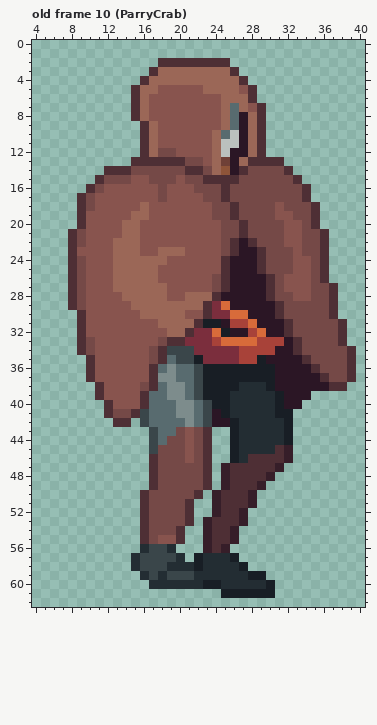
Pixel-art file: Biogenesis_SNZA/Assets/Sprites/Liora/Liora_Cangrejo.aseprite. Above is the file before it was changed.
64x64 pixels, 10 frames. Shown: old frame 10 (ParryCrab): x 4..40, y 0..62. The commit also changed other frames, which this record leaves out.
New version:
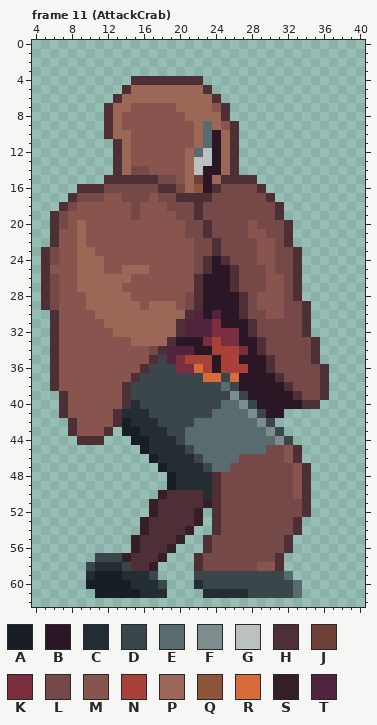
Palette (. is transparent): A #181e25  B #2b1625  C #232d33  D #3a464a  E #586b6f  F #7d8c8c  G #bbc1be  H #4e2f35  J #6f4037  K #7b2e3d  L #754947  M #88544e  N #a84239  P #9b6757  Q #8e5439  R #d86b3a  S #361e29  T #52233c
A new or re-ordered frame is compared with the old frame closest to it.
Author's note on the commit: LioraCrab + Privado Roberto
Difference:
frames 10 -> 20
Changed rows in their new state; - is an unchanged pixel.
Frame 11 (AttackCrab) is new; against old frame 10 (ParryCrab):
first column x 5:
 2 -------------........--------------
 3 ------------..........-------------
 4 ----------H-HHHHHH.....------------
 5 ---------HP--PPPPPH.....-----------
 6 --------HPP-PPPPPPPH....-----------
 7 -------HPPMM---PPPP-H....----------
 8 -------HPMMM----PPPPH....----------
 9 -------HPMMMM----PEPMH...----------
10 -------HPPMMM----PEBPH...----------
11 --------HPMMM----PEBPH...----------
12 --------HPMMMMM-PEGBPH...----------
13 --------HPMMMMMMPGGBPH.....--------
14 -------.-P--MMMMPGBBPH......-------
15 ------.HHHHHH---PJBP--HH.....------
16 ----H-HLLLLLLHHLPQBHL---H.....-----
17 ---HL-L--LLL--LHHHH-L----H....-----
18 --HLMM----LM--LLLHL--L----H....----
19 -HLMM-----LM---LLHL--L----H....----
20 -HLMP----MM-----LLHL--LM---H...----
21 -HMMP----MM-----LLHL--LMM--H....---
22 -HMMP---MMM------LLH-LLLMM-H....---
23 HLMMPP--MMM--MMM-LLH-LLLMM--H...---
24 HLMMPPP-MMMMMM---LHB-LLLMM--H...---
25 HMMMPPP-M---M----LHBBHLLLM--H...---
26 HLMMPPPP--MMM----HBBBHLLLMMLH...---
27 HLMMPPPP-MMMMM---HBBBHLLLMMLH....--
28 HLMMMPPPP-MMMM--LHBB--HLMMM-H....--
29 HLMMMPPPPP-M---MLHBBB-HLMMM--H...--
30 -HMMM-PPPPP-----HTBTBBHLLMM--H...--
31 -HMMM--PPPPPP--HTTTK-BBHLLLL-H....-
32 -HMMM---PPPPPP-HTTTKKK-HLLLL-H....-
33 -HMMMM----PPPP-BBB--KKBBHLLLL-H...-
34 -HMMMM--------TTTBBNNNKBHLLLL-H....
35 -HMMMM------HDTKNNNBNNBBBHLLLLH....
36 -HMMMM-----HDDDKKRNBNNNBBHLLLLLH...
37 -HMMMM----HDDDDDD-RRDRBBBBHLLLL-...
38 -HMMMMM--HDDDDDDD-DDEDBBBB-HLLLH..-
39 --HMMMM--HDDDDDDD-DDDFDBBBB-HLLH---
40 --HMMMMM-HCDDDDDDD-DEEFDBBB--HH----
41 --HMMMMMHCCCDDDDDD-EEEEFDBB.-------
42 ---HMMMM-ACCCDDDD-EEEEEEFD..-------
43 ---HMMMH-AACCCDDEEEEEEEEEFD.-------
44 ----HHH---AACCCDEEEEEEEEEEFD-------
45 -----------ACCCCDEEEEEEEELLMH------
46 ------------ACCCCDEEEELLLLLMH------
47 ------------.ACCCCDEELLLLLLLMH-----
48 ------------..ACCCCHLLLLLLLLMH-----
49 ------------..ACCCCHLLLLLLLLMH-----
50 -----------..SHHH-CHLLLLLLLLMH-----
51 -----------.SHHH-HSHLLLLLLLLLH-----
52 -----------.SHHH-S-HLLLLLLLLLH-----
53 -----------SHHHH-S.-LLLLLLLLH------
54 -----------SHHH-S-.-LLLLLLLLH------
55 ----------S-HHHS--HLLLLLLLLH-------
56 ----------SHHHS---HLLLLLLLLH-------
57 ------DDDSHHHS..-HLLLLLLLLH--------
58 -----DCCCDHHS....HLLLLLLMMH--------
59 -----CAAACC--....DDDDDDDDDDE-------
60 -----AAAAACC-D...-DDDDDDDDDDE------
61 ------AAAAACCC----CCCCCDDDDDE------
